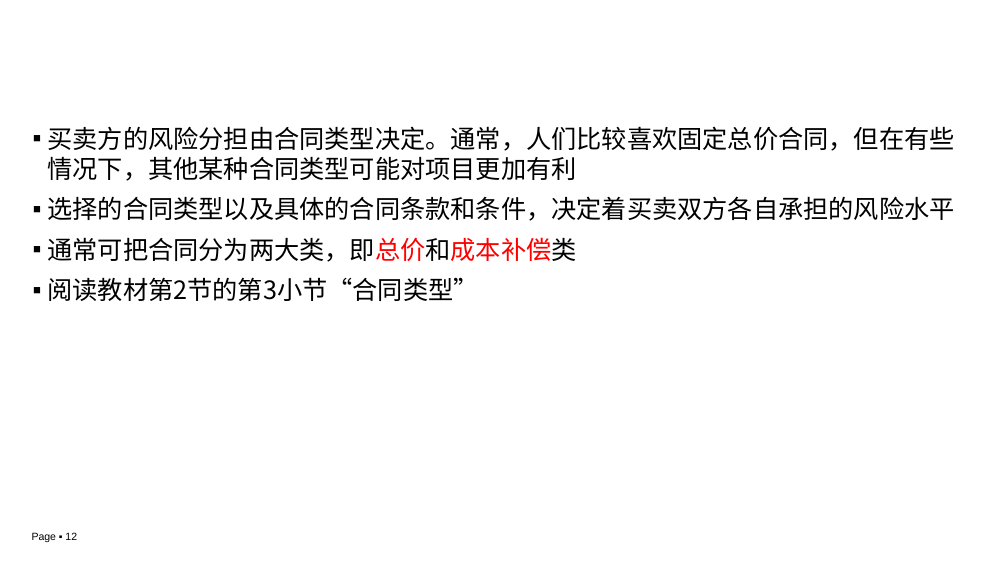
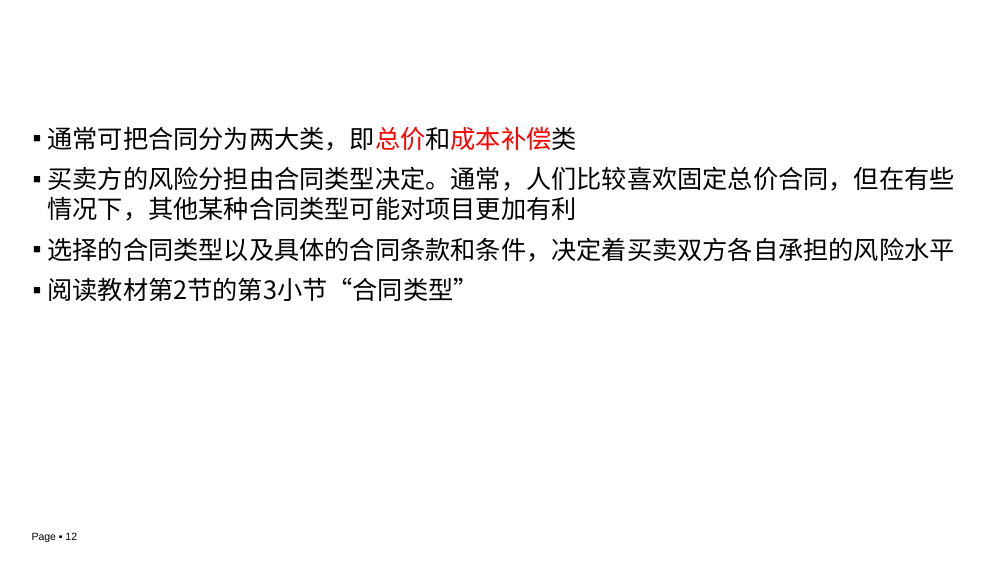
Before and after one commit to edu2act/course-IT-Project-Management, a slide deck: slide 12 of materials/slides/ch03-7.pptx. Drawn at 1008x567 pixels with LibreOffice and Linux fonts; fonts in the diff are those of the drawing; background and template pictures are left out. Boxes give left, top, right and bottom in pixels: in the first picture for what was removed or moved away, otherwise in the second. Text is boxed around its words. In the diff, an @@ line names an element or a change of style, - is before the commit and + after.

```diff
--- a/materials/slides/ch03-7.pptx
+++ b/materials/slides/ch03-7.pptx
@@ text at (48,126,577,151): paragraph added @@
+▪ 通常可把合同分为两大类，即总价和成本补偿类
@@ text at (48,237,577,262): paragraph removed @@
-▪ 通常可把合同分为两大类，即总价和成本补偿类
```
Also in this commit, not shown: 1 other file.
